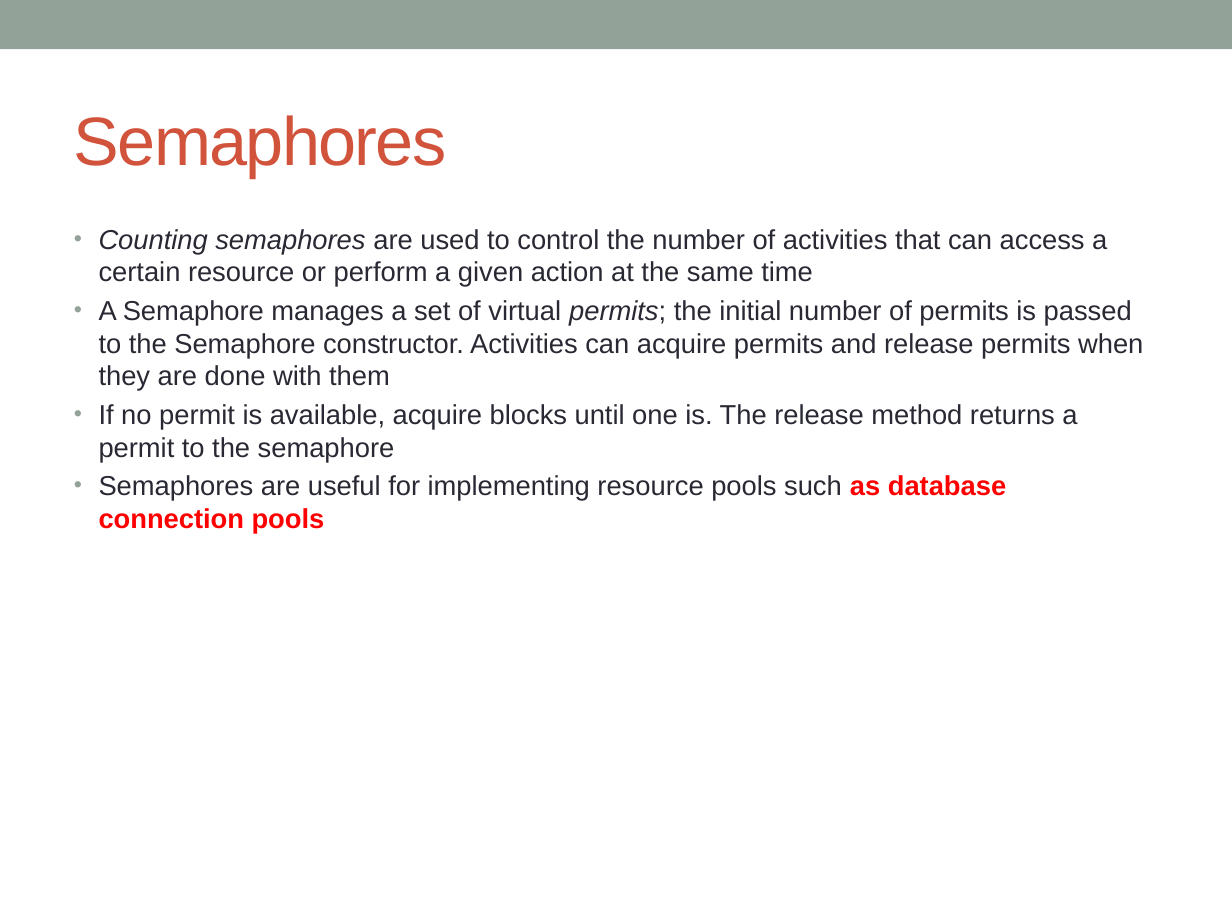
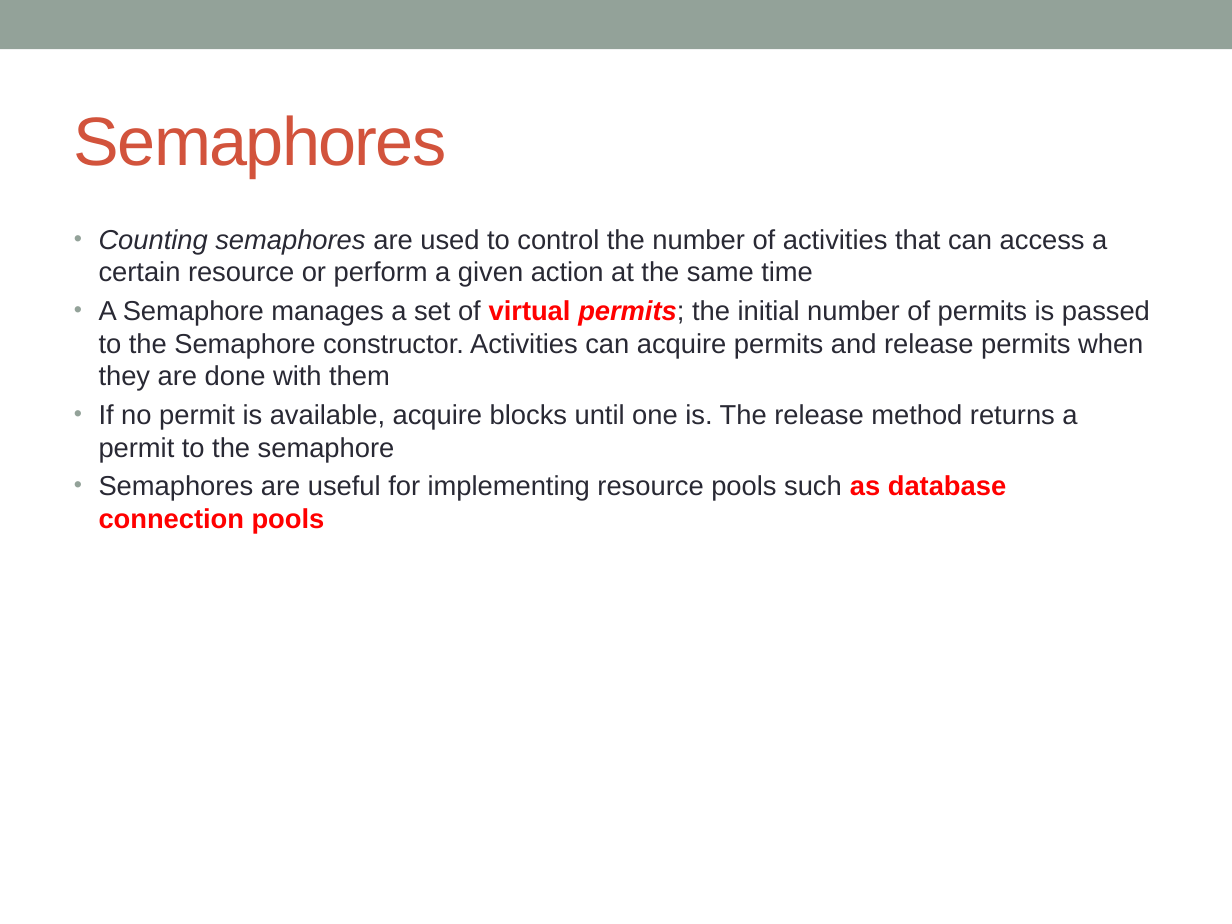
Before and after one commit to notionquest/ProjectDocumentation, a slide deck: slide 49 of MultiThreading.pptx (slide 48 before the commit). Drawn at 1232x924 pixels with LibreOffice and Linux fonts; fonts in the diff are those of the drawing. Boxes give left, top, right and bottom in pixels: in the first picture for what was removed or moved away, otherwise in the second. Text is boxed around its words. In the diff, an @@ line names an element or a change of style, - is before the commit and + after.

```diff
--- a/MultiThreading.pptx
+++ b/MultiThreading.pptx
@@ text at [99,300,1150,391]: text colour #292934 to #FF0000, bold on in "virtual permits;" @@
```
Also in this commit, not shown: 5 other slides changed, 6 slides added.
